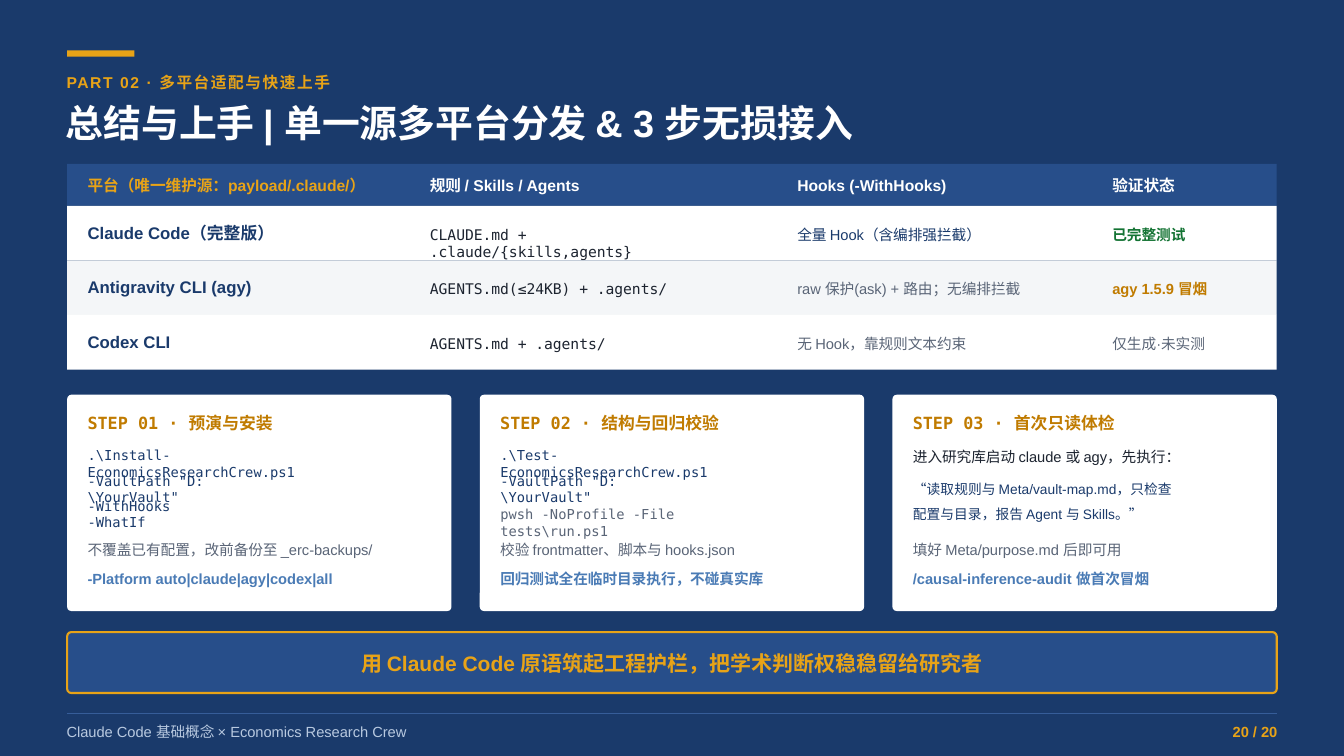
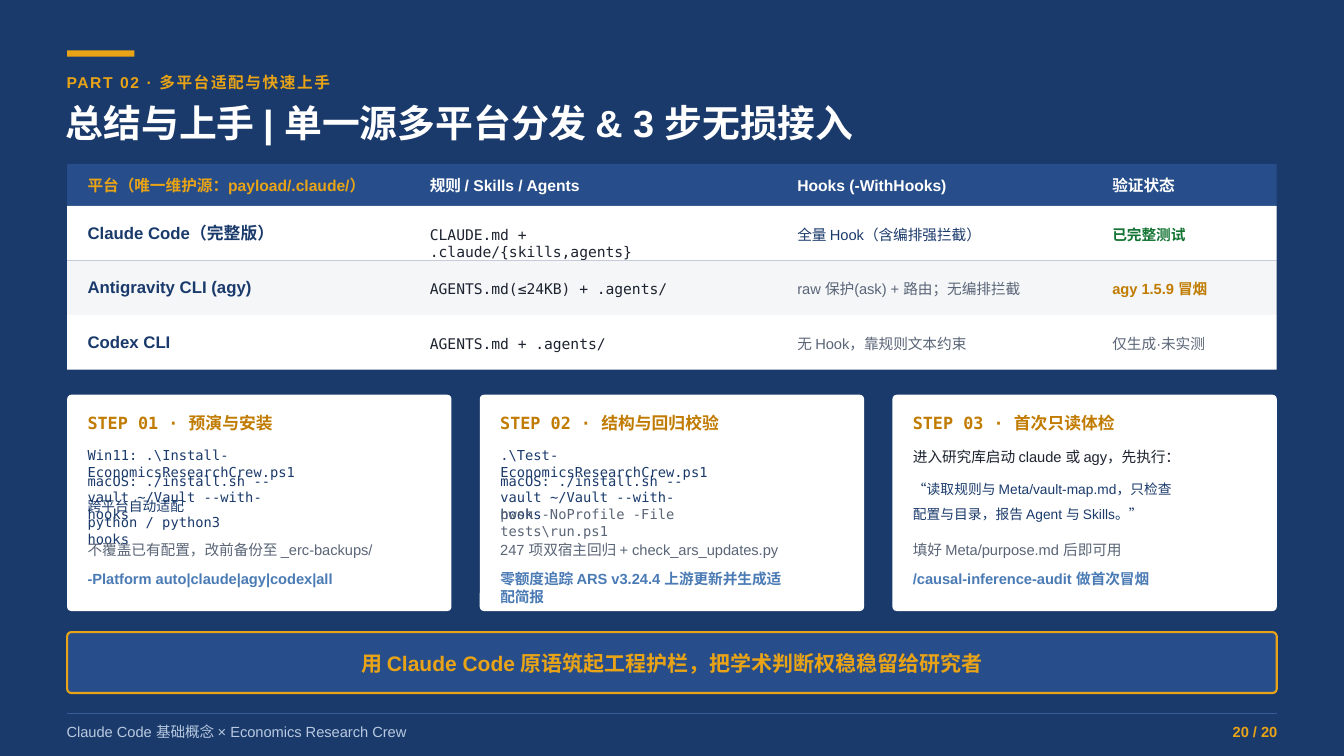
Before and after one commit to shjzzzz/Economics-Research-Crew, a slide deck: slide 20 of Claude_Code_基础与_Economics_Research_Crew_实战.pptx. Drawn at 1344x756 pixels with LibreOffice and Linux fonts; fonts in the diff are those of the drawing. Boxes give left, top, right and bottom in pixels: in the first picture for what was removed or moved away, otherwise in the second. Text is boxed around its words. In the diff, an @@ line names an element or a change of style, - is before the commit and + after.

Commit message:
Update deck (Part 2 slides) to reflect 4-tier wiki, argument spine, ARS v3.24.4 & macOS/Win11 installer

```diff
--- a/Claude_Code_基础与_Economics_Research_Crew_实战.pptx
+++ b/Claude_Code_基础与_Economics_Research_Crew_实战.pptx
@@ text at [88, 449, 295, 481]: text changed @@
-.\Install-EconomicsResearchCrew.ps1
+Win11: .\Install-EconomicsResearchCrew.ps1
@@ text at [88, 474, 262, 522]: text changed @@
--VaultPath "D:\YourVault"
+macOS: ./install.sh --vault ~/Vault --with-hooks
@@ text at [500, 474, 674, 522]: text changed @@
--VaultPath "D:\YourVault"
+macOS: ./install.sh --vault ~/Vault --with-hooks
@@ text at [88, 497, 220, 530]: text changed @@
--WithHooks -WhatIf
+跨平台自动适配 python / python3 hooks
@@ text at [500, 542, 778, 558]: text changed @@
-校验 frontmatter、脚本与 hooks.json
+247 项双宿主回归 + check_ars_updates.py
@@ text at [500, 569, 781, 606]: text changed @@
-回归测试全在临时目录执行，不碰真实库
+零额度追踪 ARS v3.24.4 上游更新并生成适配简报
```
Also in this commit, not shown: 7 other slides changed.
